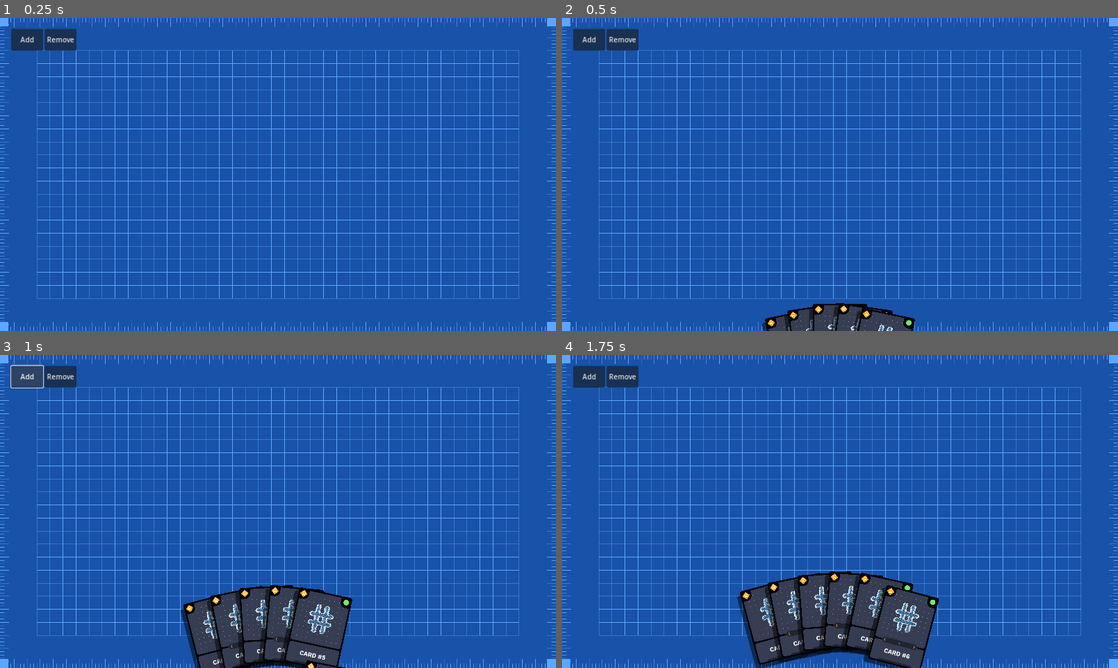
Above: before the commit, frames 1-4 (two rows, left to right).
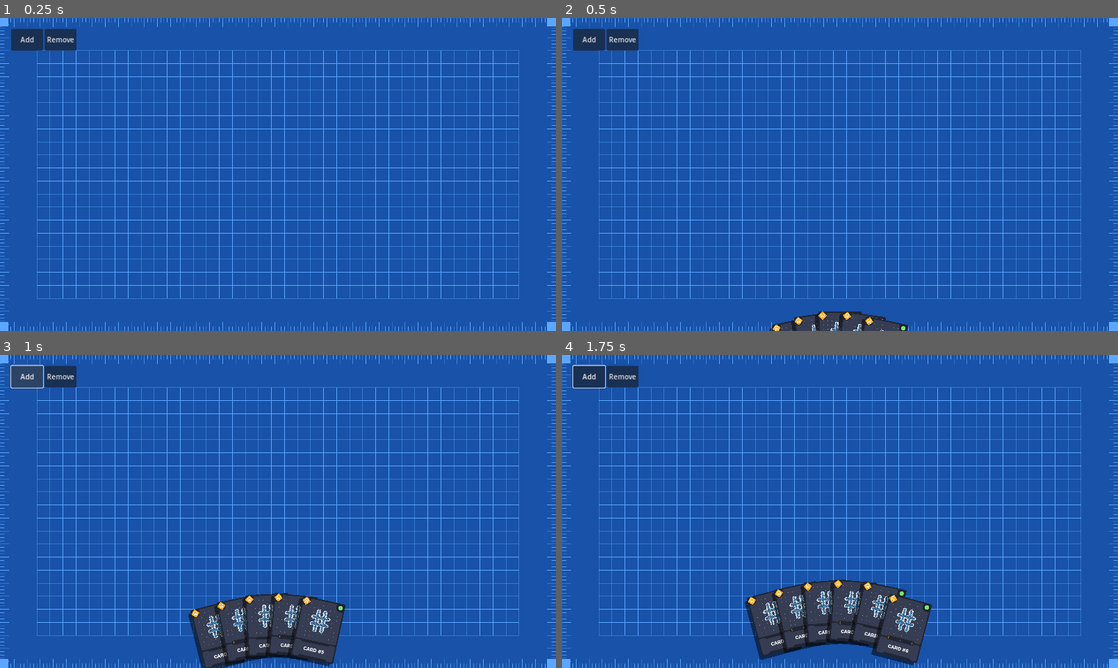
Above: after the commit, the same moments.

Repository: IamFastre/Numertica
Game: Godot game, scene res://scenes/game.tscn
Two runs of this game, one before a commit and one after it. Both use one fixed random seed, a clock stepped at 60 frames per second and the inputs below.
Inputs (mouse positions are in pixels of both pictures, inside the frame that each line leads up to):
- Up to frame 1 (0.25 s): no input
- Up to frame 2 (0.5 s): no input
- Up to frame 3 (1 s): click "Add" at 0.5 s
- Up to frame 4 (1.75 s): click (778, 627) at 1.27 s

Frame 1 is identical in both runs. In frame 2, 1.4% of the frame differs, in the area x 36-64%, y 91-100%; in frame 3, 4.4%; in frame 4, 5.8%, in the area x 1-68%, y 3-100%.
Error before the commit: Invalid assignment of property or key 'visible' with value of type 'bool' on a base object of type 'null instance'. (res://scripts/scenes/card.gd:68)

Commit message:
card layout changes

Diff:
--- a/resources/cards/addition.tres
+++ b/resources/cards/addition.tres
@@ -10,7 +10,14 @@
 resource_name = "X"
 script = ExtResource("1_emmls")
 name = "X"
-description = "Amount to be added."
+description = "First value to be added."
+type = 0
+
+[sub_resource type="Resource" id="Resource_wskwd"]
+resource_name = "Y"
+script = ExtResource("1_emmls")
+name = "Y"
+description = "Second value to be added."
 type = 0
 
 [sub_resource type="Resource" id="Resource_sacih"]
@@ -23,12 +30,12 @@
 resource_name = "AdditionCard"
 script = ExtResource("2_f6gt6")
 id = "add"
-name = "addition"
+name = "add"
 description = "Pairs with a number card to add amount {X} to player's health."
-icon = 0
+icon = 1
 style = SubResource("Resource_sacih")
 foreground_texture = ExtResource("2_kjq2q")
 background_texture = ExtResource("1_fxqps")
 cost = 1
 type = 0
-parameters = Array[ExtResource("1_emmls")]([SubResource("Resource_snpw7")])
+parameters = Array[ExtResource("1_emmls")]([SubResource("Resource_snpw7"), SubResource("Resource_wskwd")])
--- a/resources/cards/subtraction.tres
+++ b/resources/cards/subtraction.tres
@@ -1,22 +1,41 @@
-[gd_resource type="Resource" script_class="Card" load_steps=4 format=3 uid="uid://dmvikoojjwr3d"]
+[gd_resource type="Resource" script_class="Card" load_steps=9 format=3 uid="uid://dmvikoojjwr3d"]
 
+[ext_resource type="Texture2D" uid="uid://cg7xn2e34eftj" path="res://assets/cards/backgrounds/dot_grid.png" id="1_b6hes"]
 [ext_resource type="Script" path="res://scripts/resources/card_parameter.gd" id="1_fqs5c"]
 [ext_resource type="Script" path="res://scripts/resources/card.gd" id="2_xhbn2"]
+[ext_resource type="Texture2D" uid="uid://plv1ib6xch3h" path="res://assets/cards/foregrounds/hash.png" id="2_ykmsw"]
+[ext_resource type="Script" path="res://scripts/resources/card_style.gd" id="5_5nibe"]
 
 [sub_resource type="Resource" id="Resource_snpw7"]
 resource_name = "X"
 script = ExtResource("1_fqs5c")
 name = "X"
-description = "Amount to be subtracted."
+description = "First value to be subtracted."
 type = 0
+
+[sub_resource type="Resource" id="Resource_ok2ar"]
+resource_name = "Y"
+script = ExtResource("1_fqs5c")
+name = "Y"
+description = "Second value to be subtracted."
+type = 0
+
+[sub_resource type="Resource" id="Resource_hlia7"]
+script = ExtResource("5_5nibe")
+accent_color = Color(0.270588, 0.533333, 0.72549, 1)
+bulk_color = Color(0.211765, 0.239216, 0.321569, 1)
+frame_color = Color(0.129412, 0.145098, 0.196078, 1)
 
 [resource]
 resource_name = "SubtractionCard"
 script = ExtResource("2_xhbn2")
 id = "sub"
-name = "subtraction"
+name = "subtract"
 description = "Pairs with a number card to subtract amount {X} from opponent's health."
+icon = 1
+style = SubResource("Resource_hlia7")
+foreground_texture = ExtResource("2_ykmsw")
+background_texture = ExtResource("1_b6hes")
 cost = 1
 type = 0
-icon = 0
-parameters = Array[ExtResource("1_fqs5c")]([SubResource("Resource_snpw7")])
+parameters = Array[ExtResource("1_fqs5c")]([SubResource("Resource_snpw7"), SubResource("Resource_ok2ar")])
--- a/scenes/card.tscn
+++ b/scenes/card.tscn
@@ -7,39 +7,40 @@
 [ext_resource type="Texture2D" uid="uid://cenb7pire8i36" path="res://assets/cards/parts/band.png" id="4_i63lc"]
 [ext_resource type="Texture2D" uid="uid://dnjbj2f5n00tg" path="res://assets/cards/parts/bulk.png" id="4_ul6wl"]
 [ext_resource type="Script" path="res://scripts/resources/card.gd" id="5_lxpq0"]
-[ext_resource type="Texture2D" uid="uid://deaa0vxxrjrte" path="res://assets/cards/parts/frame.png" id="5_xidi0"]
+[ext_resource type="Texture2D" uid="uid://c288kcr687j7n" path="res://assets/cards/parts/frame.png" id="5_xidi0"]
 [ext_resource type="Script" path="res://scripts/resources/card_style.gd" id="6_8pwgf"]
 [ext_resource type="FontFile" uid="uid://b1os1hx24smli" path="res://assets/fonts/WorkSans/WorkSans-Bold.ttf" id="7_37i1n"]
-[ext_resource type="Texture2D" uid="uid://cliv54jdpe7cd" path="res://assets/cards/types/arithmetic.png" id="7_glwvx"]
 [ext_resource type="Shader" path="res://card.gdshader" id="7_w1v2u"]
-[ext_resource type="Texture2D" uid="uid://cketvniy38fh3" path="res://assets/cards/parts/bottom_band.png" id="8_saf5m"]
+[ext_resource type="Texture2D" uid="uid://kl3q7tvfmk7u" path="res://assets/cards/parts/half_band.png" id="8_saf5m"]
 [ext_resource type="Texture2D" uid="uid://bvu8rrpqawwh1" path="res://assets/cards/parts/cost.png" id="8_v2bvu"]
 [ext_resource type="PackedScene" uid="uid://21jc8njqn5go" path="res://components/draggable/draggable.tscn" id="9_c2o71"]
-
-[sub_resource type="Resource" id="Resource_qfn2j"]
+[ext_resource type="Texture2D" uid="uid://cdpkcl2yswelx" path="res://assets/cards/parts/corner.png" id="11_18idc"]
+[ext_resource type="Texture2D" uid="uid://dnuofqs83c2e8" path="res://assets/cards/types/number.png" id="14_3nk5s"]
+
+[sub_resource type="Resource" id="Resource_t47nf"]
 script = ExtResource("4_a5d1q")
 name = "x"
 description = ""
 type = 0
 
-[sub_resource type="Resource" id="Resource_jbonq"]
+[sub_resource type="Resource" id="Resource_csy5m"]
 script = ExtResource("6_8pwgf")
 accent_color = Color(0.270588, 0.533333, 0.72549, 1)
 bulk_color = Color(0.211765, 0.239216, 0.321569, 1)
 frame_color = Color(0.129412, 0.145098, 0.196078, 1)
 
-[sub_resource type="Resource" id="Resource_8xghp"]
+[sub_resource type="Resource" id="Resource_a2b36"]
 script = ExtResource("5_lxpq0")
 id = "card"
 name = "Card"
 description = "Card template"
 icon = 0
-style = SubResource("Resource_jbonq")
+style = SubResource("Resource_csy5m")
 foreground_texture = ExtResource("2_o6c5s")
 background_texture = ExtResource("3_e5idg")
 cost = 0
 type = 0
-parameters = Array[ExtResource("4_a5d1q")]([SubResource("Resource_qfn2j")])
+parameters = Array[ExtResource("4_a5d1q")]([SubResource("Resource_t47nf")])
 
 [sub_resource type="ShaderMaterial" id="ShaderMaterial_qivd2"]
 shader = ExtResource("7_w1v2u")
@@ -62,10 +63,10 @@
 size = Vector2(250, 350)
 
 [node name="Card" type="Area2D"]
-scale = Vector2(0.5, 0.5)
+scale = Vector2(0.4, 0.4)
 input_pickable = false
 script = ExtResource("1_7a6ey")
-resource = SubResource("Resource_8xghp")
+resource = SubResource("Resource_a2b36")
 
 [node name="Sprite" type="Control" parent="."]
 layout_mode = 3
@@ -133,23 +134,8 @@
 stretch_mode = 5
 metadata/_edit_use_anchors_ = true
 
-[node name="BottomBand" type="TextureRect" parent="Sprite"]
-self_modulate = Color(0.129412, 0.145098, 0.196078, 1)
-layout_mode = 1
-anchors_preset = -1
-anchor_left = 0.1
-anchor_top = 0.917
-anchor_right = 0.9
-anchor_bottom = 1.024
-offset_top = 0.0499878
-offset_right = -1.52588e-05
-offset_bottom = 0.0999756
-texture = ExtResource("8_saf5m")
-expand_mode = 1
-stretch_mode = 5
-
 [node name="Frame" type="TextureRect" parent="Sprite"]
-self_modulate = Color(0.129412, 0.145098, 0.196078, 1)
+modulate = Color(0.129412, 0.145098, 0.196078, 1)
 layout_mode = 1
 anchors_preset = -1
 anchor_left = -0.2
@@ -163,8 +149,70 @@
 texture = ExtResource("5_xidi0")
 expand_mode = 1
 
+[node name="TopNotch" type="TextureRect" parent="Sprite/Frame"]
+visible = false
+layout_mode = 1
+anchors_preset = -1
+anchor_left = 0.214
+anchor_top = 0.638
+anchor_right = 0.786
+anchor_bottom = 0.705
+offset_left = 0.0999908
+offset_top = 0.149994
+offset_right = -0.100006
+offset_bottom = -3.05176e-05
+texture = ExtResource("8_saf5m")
+expand_mode = 1
+stretch_mode = 5
+flip_v = true
+
+[node name="BottomNotch" type="TextureRect" parent="Sprite/Frame"]
+layout_mode = 1
+anchors_preset = -1
+anchor_left = 0.214
+anchor_top = 0.833
+anchor_right = 0.786
+anchor_bottom = 0.9
+offset_left = 0.0999908
+offset_top = 0.149963
+offset_right = -0.100006
+offset_bottom = -3.05176e-05
+texture = ExtResource("8_saf5m")
+expand_mode = 1
+stretch_mode = 5
+
+[node name="LeftCorner" type="TextureRect" parent="Sprite/Frame"]
+layout_mode = 1
+anchors_preset = -1
+anchor_left = 0.101
+anchor_top = 0.079
+anchor_right = 0.33
+anchor_bottom = 0.257
+offset_left = -0.350002
+offset_top = -0.550003
+offset_right = -0.500008
+offset_bottom = -0.650002
+texture = ExtResource("11_18idc")
+expand_mode = 1
+metadata/_edit_use_anchors_ = true
+
+[node name="RightCorner" type="TextureRect" parent="Sprite/Frame"]
+layout_mode = 1
+anchors_preset = -1
+anchor_left = 0.672714
+anchor_top = 0.079
+anchor_right = 0.901714
+anchor_bottom = 0.257
+offset_left = -0.449997
+offset_top = -0.550003
+offset_right = -0.600006
+offset_bottom = -0.650002
+texture = ExtResource("11_18idc")
+expand_mode = 1
+flip_h = true
+metadata/_edit_use_anchors_ = true
+
 [node name="Band" type="TextureRect" parent="Sprite"]
-visible = false
 self_modulate = Color(0.129412, 0.145098, 0.196078, 1)
 layout_mode = 1
 anchors_preset = -1
@@ -182,7 +230,6 @@
 metadata/_edit_use_anchors_ = true
 
 [node name="Brackets" type="Label" parent="Sprite/Band"]
-self_modulate = Color(1, 0.658824, 0.0509804, 1)
 layout_mode = 1
 anchors_preset = -1
 anchor_left = 0.5
@@ -243,14 +290,11 @@
 [node name="Type" type="TextureRect" parent="Sprite/Borders"]
 layout_mode = 1
 anchors_preset = -1
-anchor_left = 0.03
-anchor_top = 0.021
-anchor_right = 0.17
-anchor_bottom = 0.121
-offset_top = 0.15
-offset_bottom = 0.149994
-mouse_filter = 2
-texture = ExtResource("7_glwvx")
+anchor_right = 0.2
+anchor_bottom = 0.143
+offset_bottom = -0.0500145
+mouse_filter = 2
+texture = ExtResource("14_3nk5s")
 expand_mode = 1
 stretch_mode = 5
 metadata/_edit_use_anchors_ = true
@@ -292,7 +336,6 @@
 metadata/_edit_use_anchors_ = true
 
 [node name="CollisionShape2D" type="CollisionShape2D" parent="."]
-visible = false
 shape = SubResource("RectangleShape2D_deg3g")
 
 [node name="DraggableComponent" parent="." instance=ExtResource("9_c2o71")]
@@ -300,7 +343,6 @@
 offset_top = -175.0
 offset_right = 125.0
 offset_bottom = 175.0
-metadata/_edit_use_anchors_ = true
 
 [connection signal="on_drag_end" from="DraggableComponent" to="." method="_on_drag_end"]
 [connection signal="on_drag_start" from="DraggableComponent" to="." method="_on_drag_start"]
Binary file removed: assets/cards/parts/bottom_band.png
Binary file changed: assets/cards/parts/corner.png
Not shown, changed: assets/cards/parts/corner.png.import
Binary file changed: assets/cards/parts/frame.png
Not shown, changed: assets/cards/parts/frame.png.import
Binary file added: assets/cards/parts/half_band.png
Not shown, changed: assets/cards/parts/half_band.png.import
Not shown: 1 places in resources/cards/addition.tres that only renumber resources
Not shown: 1 places in scenes/card.tscn that only renumber resources
